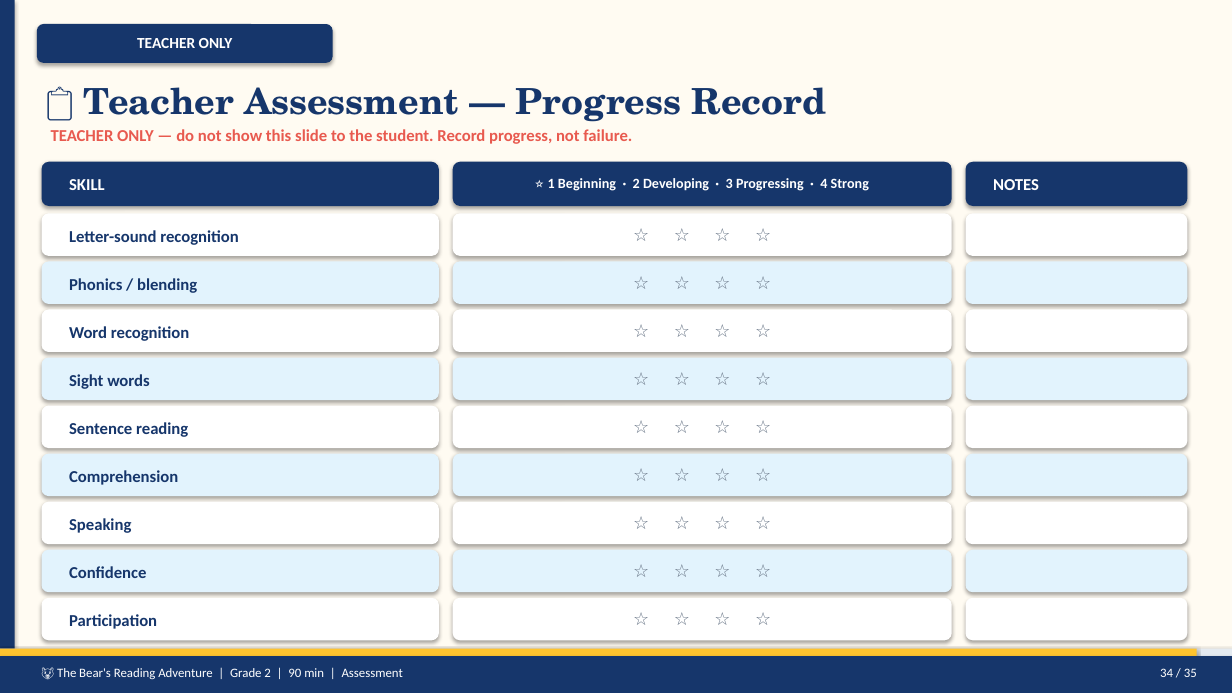
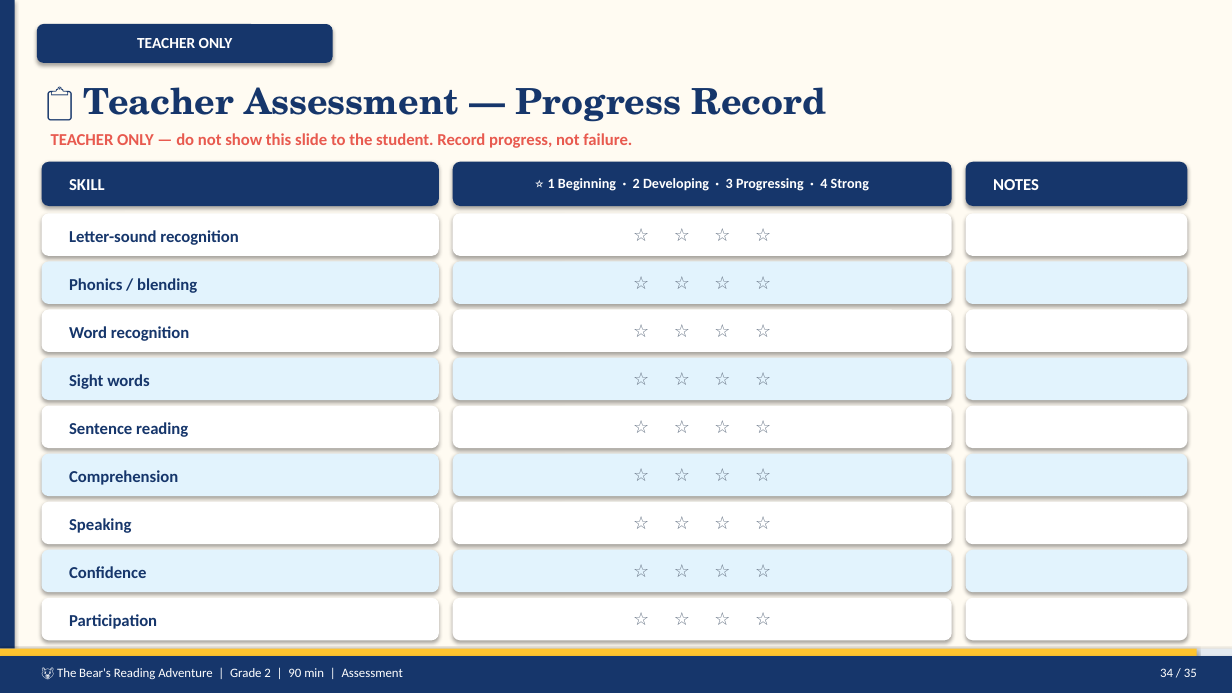
Before and after one commit to bhushanjain143/class-nodes-, a slide deck: slide 34 of Grade2_Bear_Reading_Adventure_90min.pptx. Drawn at 1232x693 pixels with LibreOffice and Linux fonts; fonts in the diff are those of the drawing. Boxes give left, top, right and bottom in pixels: in the first picture for what was removed or moved away, otherwise in the second. Text is boxed around its words. In the diff, an @@ line names an element or a change of style, - is before the commit and + after.

```diff
--- a/Grade2_Bear_Reading_Adventure_90min.pptx
+++ b/Grade2_Bear_Reading_Adventure_90min.pptx
@@ text "TEACHER ONLY — do not ...": place and size @@
-text "TEACHER ONLY — do not ..." at <box>51,129,632,144</box>
+text "TEACHER ONLY — do not ..." at <box>51,133,632,148</box>
```
Also in this commit, not shown: 32 other slides changed, 5 other files.
